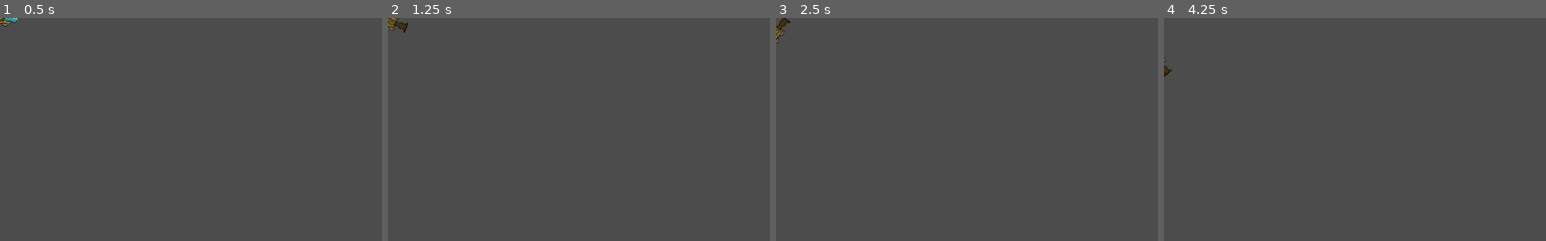
Above: before the commit, frames 1-4 (left to right).
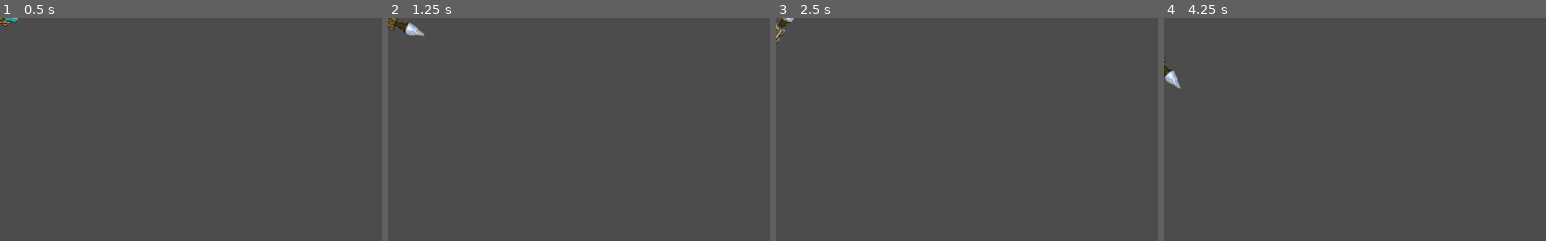
Above: after the commit, the same moments.

Repository: ricargoes/super-platypus-drifter
Game: Godot game, scene res://actors/Ship.tscn
Same seed, same stepped clock (60 frames per second), same inputs: the game is played once before the commit and once after it. The project has no main scene, so this scene is started directly.
Inputs:
- Up to frame 1 (0.5 s): no input
- Up to frame 2 (1.25 s): tap Enter at 0.5 s; hold Right (ship_turn_right) from 0.53 s (still down); hold Space (ship_boost) from 0.53 s (still down)
- Up to frame 3 (2.5 s): release Right (ship_turn_right) at 1.28 s; release Space (ship_boost) at 1.28 s; hold Left (ship_turn_left) 1.28-2.03 s; tap Space (ship_boost) at 1.35 s; hold Right (ship_turn_right) from 2.03 s (still down); hold Space (ship_boost) from 2.03 s (still down)
- Up to frame 4 (4.25 s): release Space (ship_boost) at 2.78 s; tap Space (ship_boost) at 2.85 s; release Right (ship_turn_right) at 3.53 s; hold Left (ship_turn_left) from 3.53 s (still down); hold Space (ship_boost) from 3.53 s (still down)
The pictures show only the part of the screen within x 0-50%, y 0-50%; the shares and areas given below are measured in that part.

Frame 1 is identical in both runs. In frame 2, 0.2% of the frame differs, in the area x 4-10%, y 2-9%; in frame 3, 0.1%; in frame 4, 0.2%.

Commit message:
Ship propulsion visuals

Diff:
--- a/actors/Ship.gd
+++ b/actors/Ship.gd
@@ -20,7 +20,11 @@
 
 func pilot(delta):
 	if Input.is_action_pressed("ship_boost"):
+		$BoosterAnim.show()
+		$BoosterAnim.play()
 		speed += ACCELERATION*delta*Vector2(cos(rotation), sin(rotation))
+	else:
+		$BoosterAnim.hide()
 
 	if Input.is_action_pressed("ship_turn_left"):
 		rotation -= TURN_SPEED*delta
--- a/actors/Ship.tscn
+++ b/actors/Ship.tscn
@@ -1,11 +1,24 @@
-[gd_scene load_steps=4 format=2]
+[gd_scene load_steps=10 format=2]
 
 [ext_resource path="res://actors/Platypus_Ship1.png" type="Texture" id=1]
 [ext_resource path="res://actors/Ship.gd" type="Script" id=2]
+[ext_resource path="res://actors/Ship Animations & Effects/Propulsor_&_illumination4.png" type="Texture" id=3]
+[ext_resource path="res://actors/Ship Animations & Effects/Propulsor_&_illumination2.png" type="Texture" id=4]
+[ext_resource path="res://actors/Ship Animations & Effects/Propulsor_&_illumination1.png" type="Texture" id=5]
+[ext_resource path="res://actors/Ship Animations & Effects/Propulsor_&_illumination5.png" type="Texture" id=6]
+[ext_resource path="res://actors/Ship Animations & Effects/Propulsor_&_illumination3.png" type="Texture" id=7]
 
 [sub_resource type="CapsuleShape2D" id=1]
 radius = 8.375
 height = 31.0
+
+[sub_resource type="SpriteFrames" id=2]
+animations = [ {
+"frames": [ ExtResource( 5 ), ExtResource( 4 ), ExtResource( 7 ), ExtResource( 3 ), ExtResource( 6 ) ],
+"loop": true,
+"name": "default",
+"speed": 5.0
+} ]
 
 [node name="Ship" type="KinematicBody2D"]
 script = ExtResource( 2 )
@@ -16,3 +29,8 @@
 [node name="CollisionShape2D" type="CollisionShape2D" parent="."]
 rotation = 1.5708
 shape = SubResource( 1 )
+
+[node name="BoosterAnim" type="AnimatedSprite" parent="."]
+visible = false
+position = Vector2( -14, 0 )
+frames = SubResource( 2 )
Binary file added: actors/Ship Animations & Effects/Propulsor_&_illumination1.png
Not shown, added: actors/Ship Animations & Effects/Propulsor_&_illumination1.png.import
Binary file added: actors/Ship Animations & Effects/Propulsor_&_illumination2.png
Not shown, added: actors/Ship Animations & Effects/Propulsor_&_illumination2.png.import
Binary file added: actors/Ship Animations & Effects/Propulsor_&_illumination3.png
Not shown, added: actors/Ship Animations & Effects/Propulsor_&_illumination3.png.import
Binary file added: actors/Ship Animations & Effects/Propulsor_&_illumination4.png
Not shown, added: actors/Ship Animations & Effects/Propulsor_&_illumination4.png.import
Binary file added: actors/Ship Animations & Effects/Propulsor_&_illumination5.png
Not shown, added: actors/Ship Animations & Effects/Propulsor_&_illumination5.png.import
